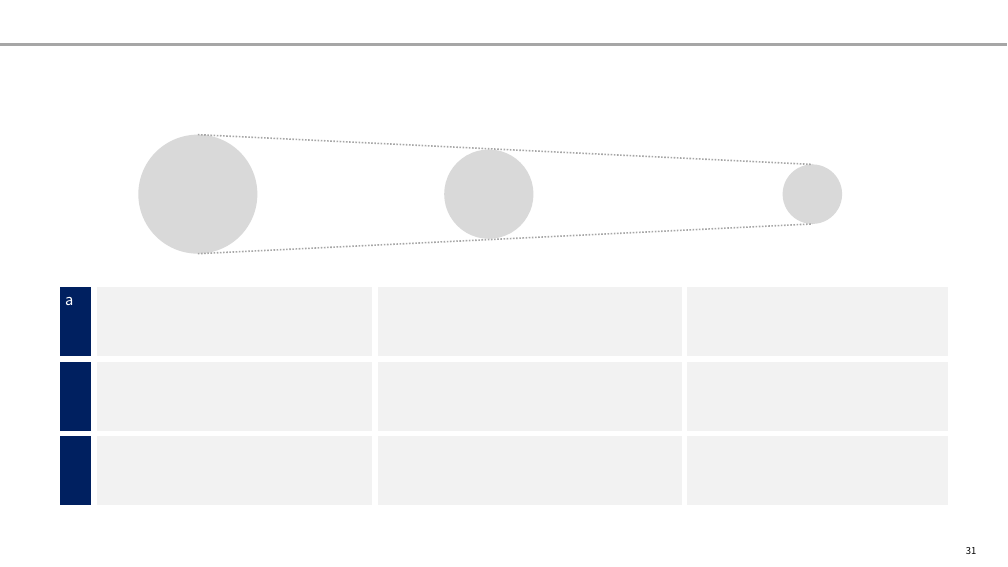
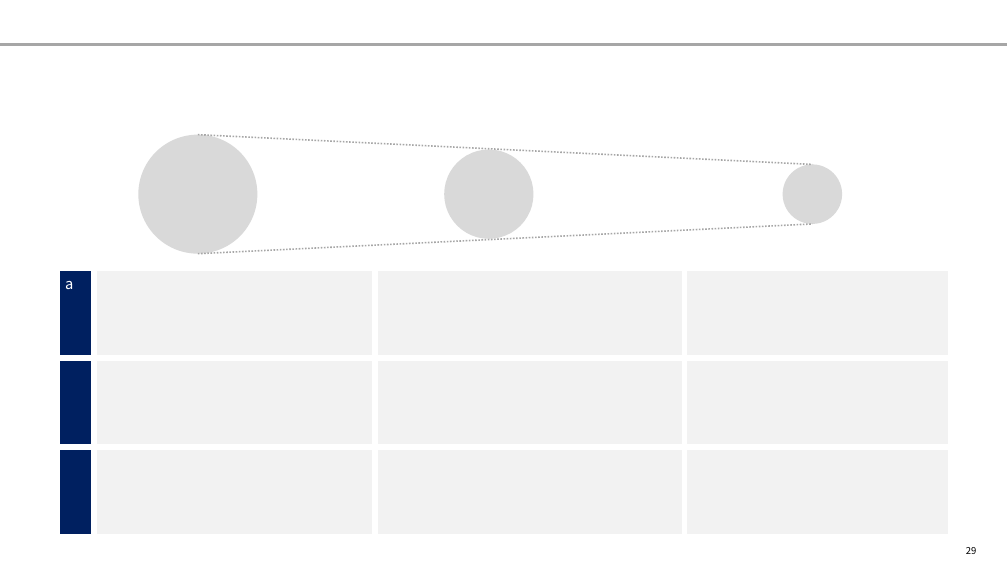
Before and after one commit to yuzucha16/dotfiles, a slide deck: slide 29 of office/Blank.potx (slide 31 before the commit). Drawn at 1008x567 pixels with LibreOffice and Linux fonts; fonts in the diff are those of the drawing. Boxes give left, top, right and bottom in pixels: in the first picture for what was removed or moved away, otherwise in the second. Text is boxed around its words. In the diff, an @@ line names an element or a change of style, - is before the commit and + after.

```diff
--- a/office/Blank.potx
+++ b/office/Blank.potx
@@ table: place and size @@
-table at bbox=[57, 284, 951, 507]
+table at bbox=[57, 268, 951, 536]
@@ page number at bbox=[966, 547, 976, 554]: text changed @@
-31
+29
```
Also in this commit, not shown: 17 other slides changed, 2 slides removed, 2 other files.
